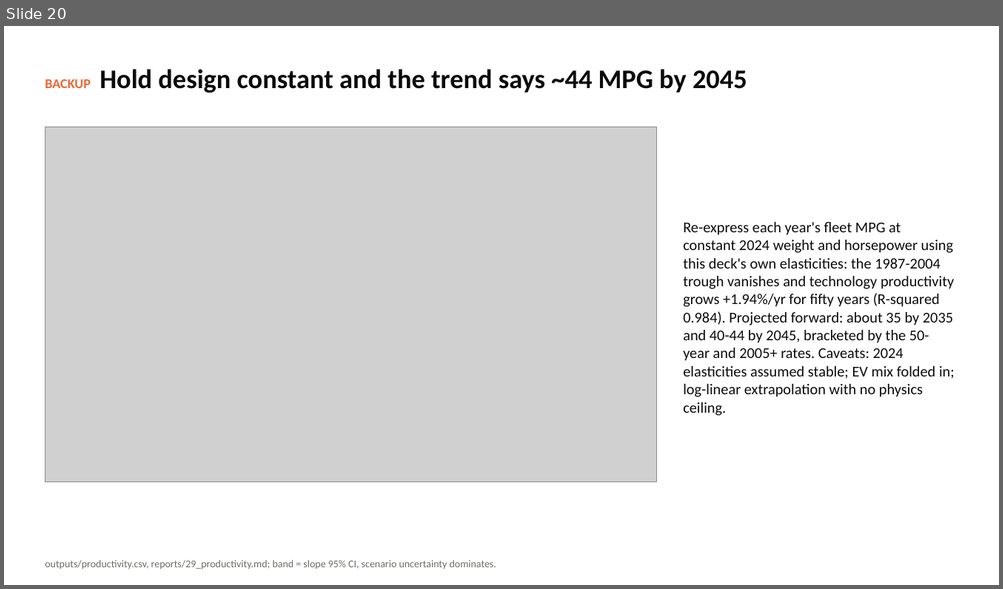
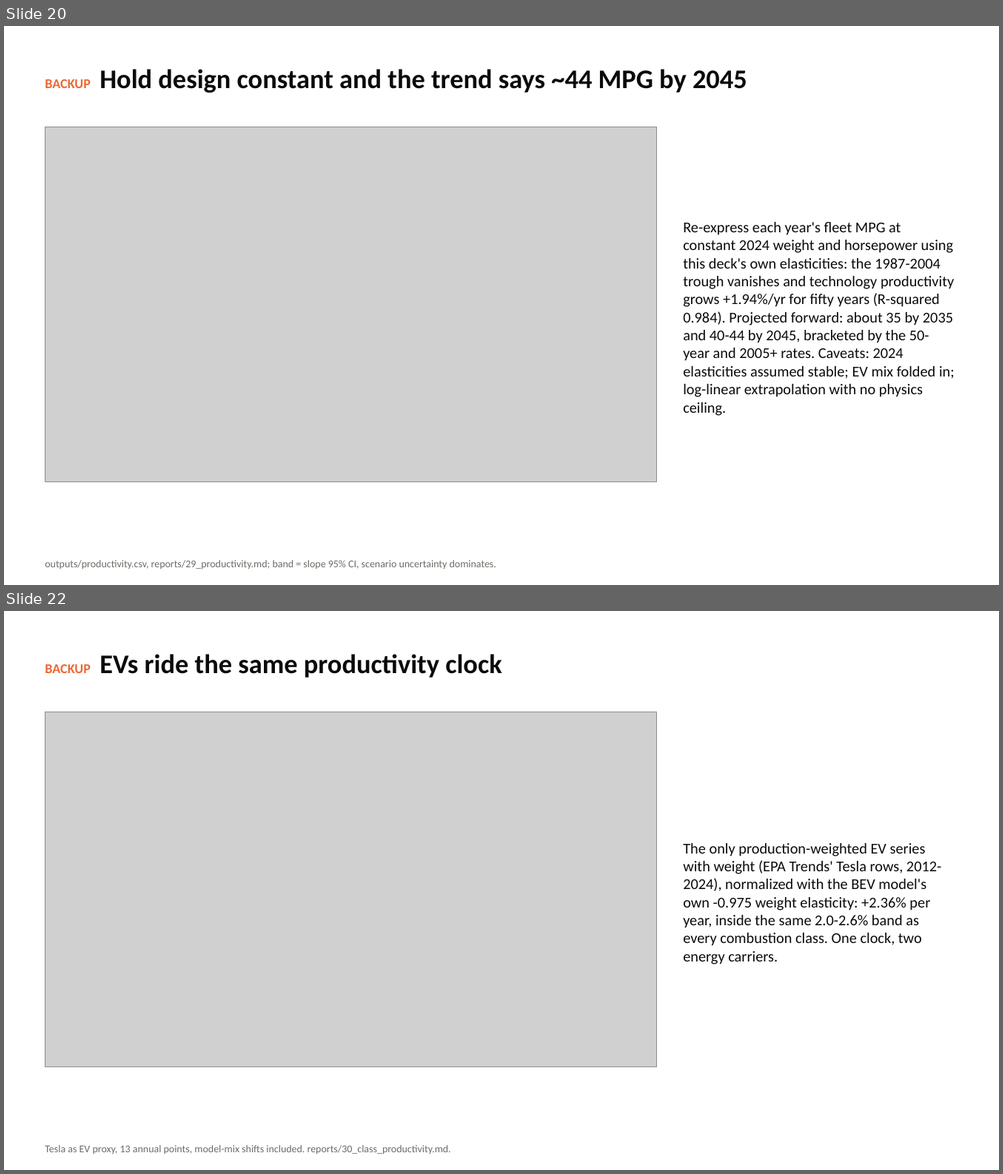
Before and after one commit to SCherwonik/OS3180, a slide deck: MPG Prediction Deck.pptx. Shown one above the other, each under a label of ours: slide 20 before the commit, slides 20 and 22 after it; the slides between them are not shown. The pictures are 1003x589 and 1003x1174 pixels, drawn with LibreOffice and Linux fonts; fonts in the diff are those of the drawing; grey boxes stand for pictures. Boxes give left, top, right and bottom in pixels: in the first picture for what was removed or moved away, otherwise in the second. Text is boxed around its words. In the diff, an @@ line names an element or a change of style, - is before the commit and + after.

```diff
--- a/MPG Prediction Deck.pptx
+++ b/MPG Prediction Deck.pptx
@@ slide 22 added at bbox=[4, 611, 999, 1170], background #FFFFFF @@
@@ text added at bbox=[45, 654, 501, 678], 26 pt, text #0B0B0B, bold @@
+BACKUP EVs ride the same productivity clock
@@ picture added at bbox=[45, 712, 657, 1068] @@
@@ text added at bbox=[683, 843, 941, 965], 14.5 pt, text #0B0B0B @@
+The only production-weighted EV series with weight (EPA Trends' Tesla rows, 2012-2024), normalized with the BEV model's own -0.975 weight elasticity: +2.36% per year, inside the same 2.0-2.6% band as every combustion class. One clock, two energy carriers.
@@ text added at bbox=[45, 1145, 451, 1154], 10 pt, text #6E6C66 @@
+Tesla as EV proxy, 13 annual points, model-mix shifts included. reports/30_class_productivity.md.
```
Also in this commit, not shown: 5 slides changed, 3 other slides added, 2 other files.
